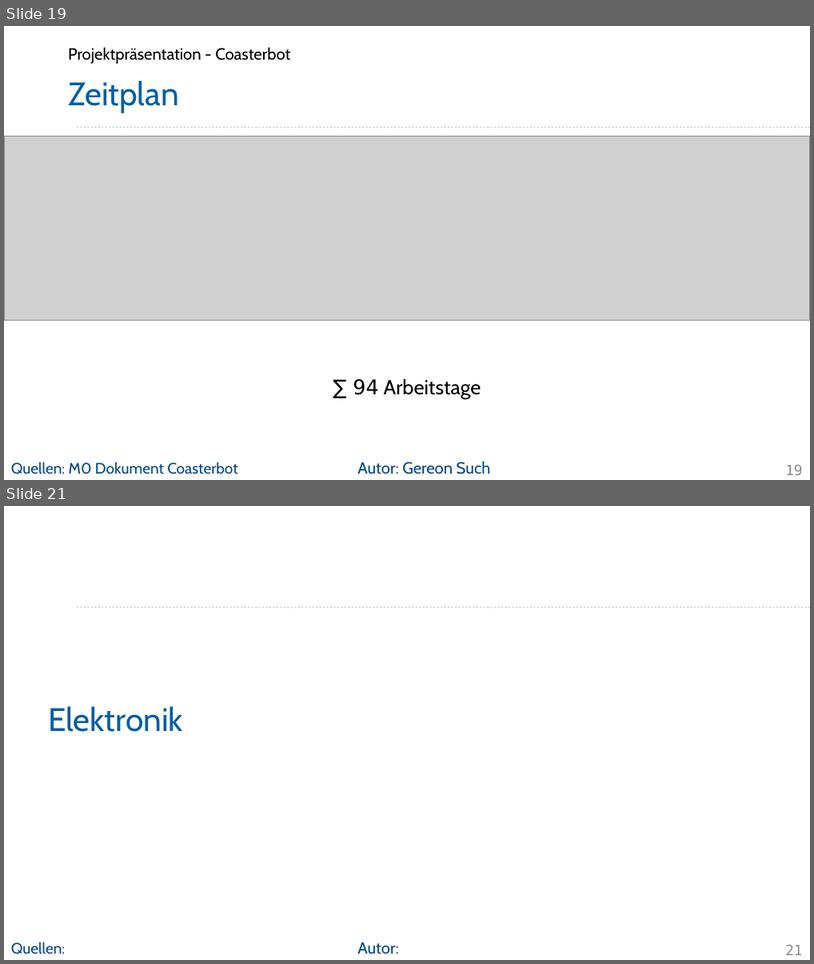
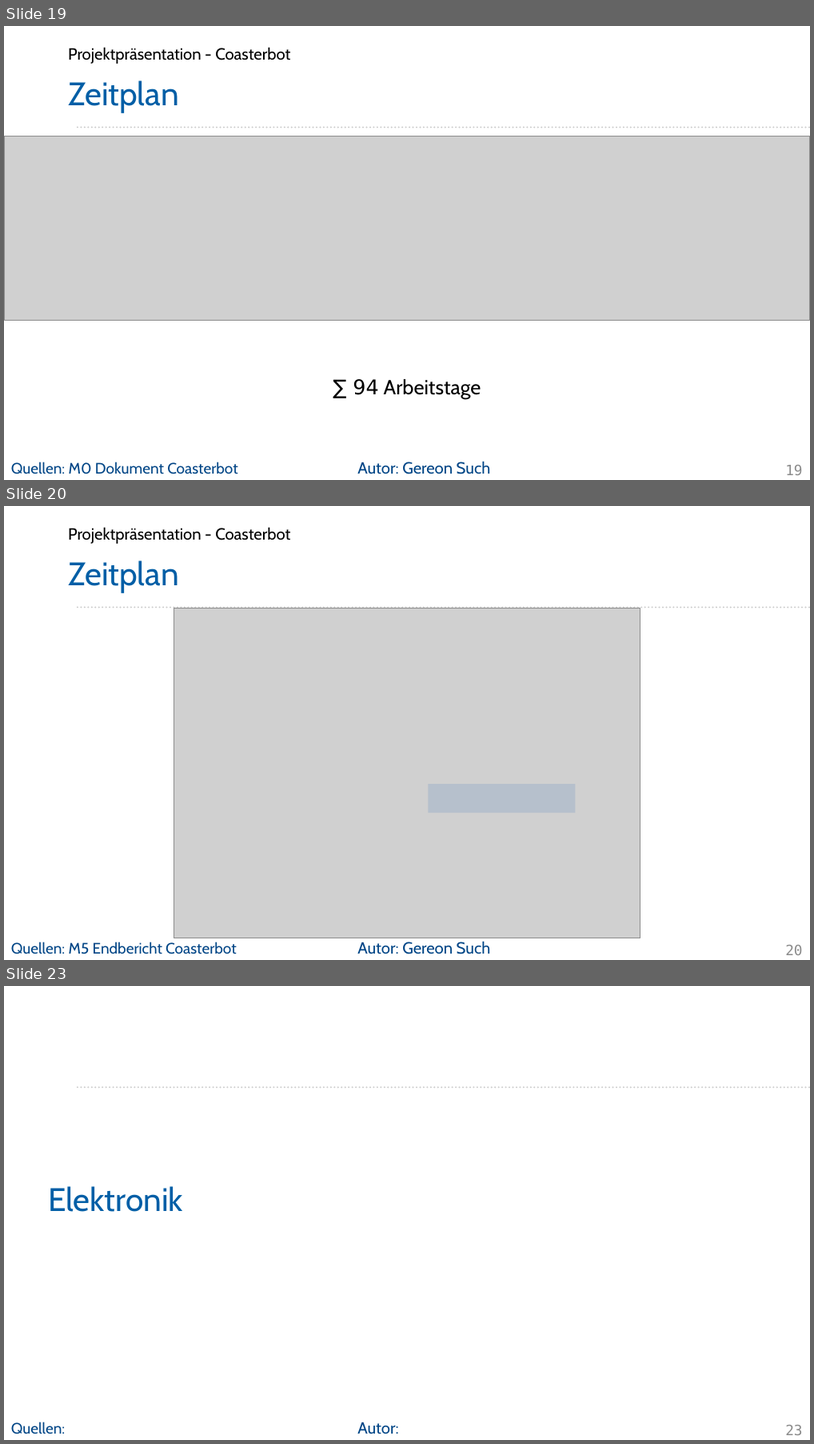
Before and after one commit to Project-CoasterBot/coasterbot, a slide deck: M6_Projekträsentation/gs_Projektpräsentation_Coasterbot.odp. Shown one above the other, each under a label of ours: slides 19 and 21 before the commit, slides 19, 20 and 23 after it; the slides between them are not shown. The pictures are 814x964 and 814x1444 pixels, drawn with LibreOffice and Linux fonts; fonts in the diff are those of the drawing; grey boxes stand for pictures; background and template pictures are left out. Boxes give left, top, right and bottom in pixels: in the first picture for what was removed or moved away, otherwise in the second. Text is boxed around its words. In the diff, an @@ line names an element or a change of style, - is before the commit and + after.

Commit message:
ist stände für kostenplan und zeitplan eingefügt.

```diff
--- a/M6_Projekträsentation/gs_Projektpräsentation_Coasterbot.odp
+++ b/M6_Projekträsentation/gs_Projektpräsentation_Coasterbot.odp
@@ slide 20 added at (4,506,810,960), background #FFFFFF; not listed: 1 template element that a slide beside it also shows @@
@@ text added at (68,527,290,544), 16 pt, text #000000 @@
+Projektpräsentation - Coasterbot
@@ title added at (68,560,179,592), 32 pt, text #005EA6 @@
+Zeitplan
@@ picture added at (174,608,641,939) @@
@@ rectangle added at (429,784,575,812), fill #4F81BD at 20% opacity @@
@@ text added at (11,941,236,954), 15 pt, text #004586 @@
+Quellen: M5 Endbericht Coasterbot
@@ text added at (358,940,491,954), 16 pt, text #004586 @@
+Autor: Gereon Such
@@ page number added at (786,944,802,955), 14 pt, text #8C8C8C @@
+20
@@ what was slide 21 is now slide 23 @@
@@ page number at (786,1424,802,1435): text changed @@
-21
+23
```
Also in this commit, not shown: 1 slide changed, 1 other slide added, 2 other files.
